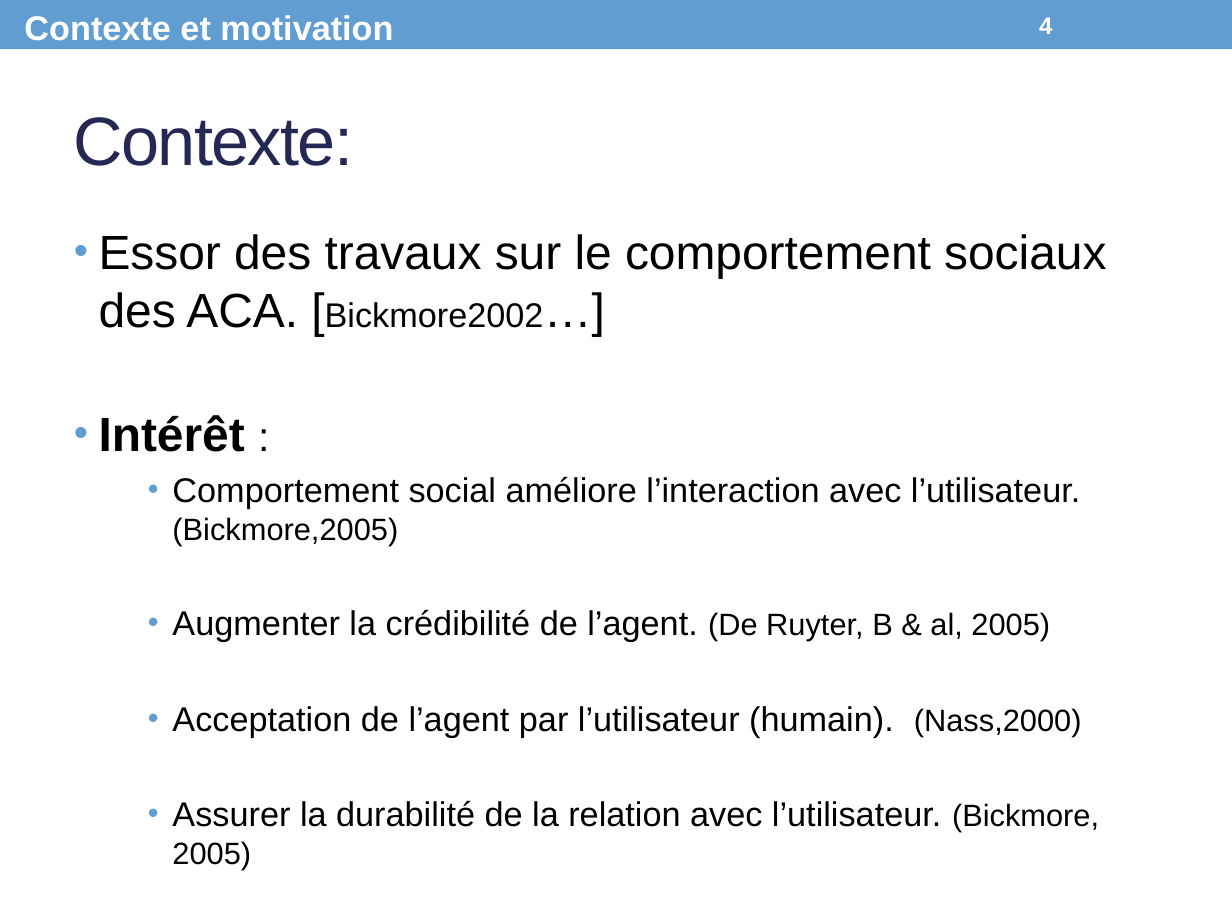
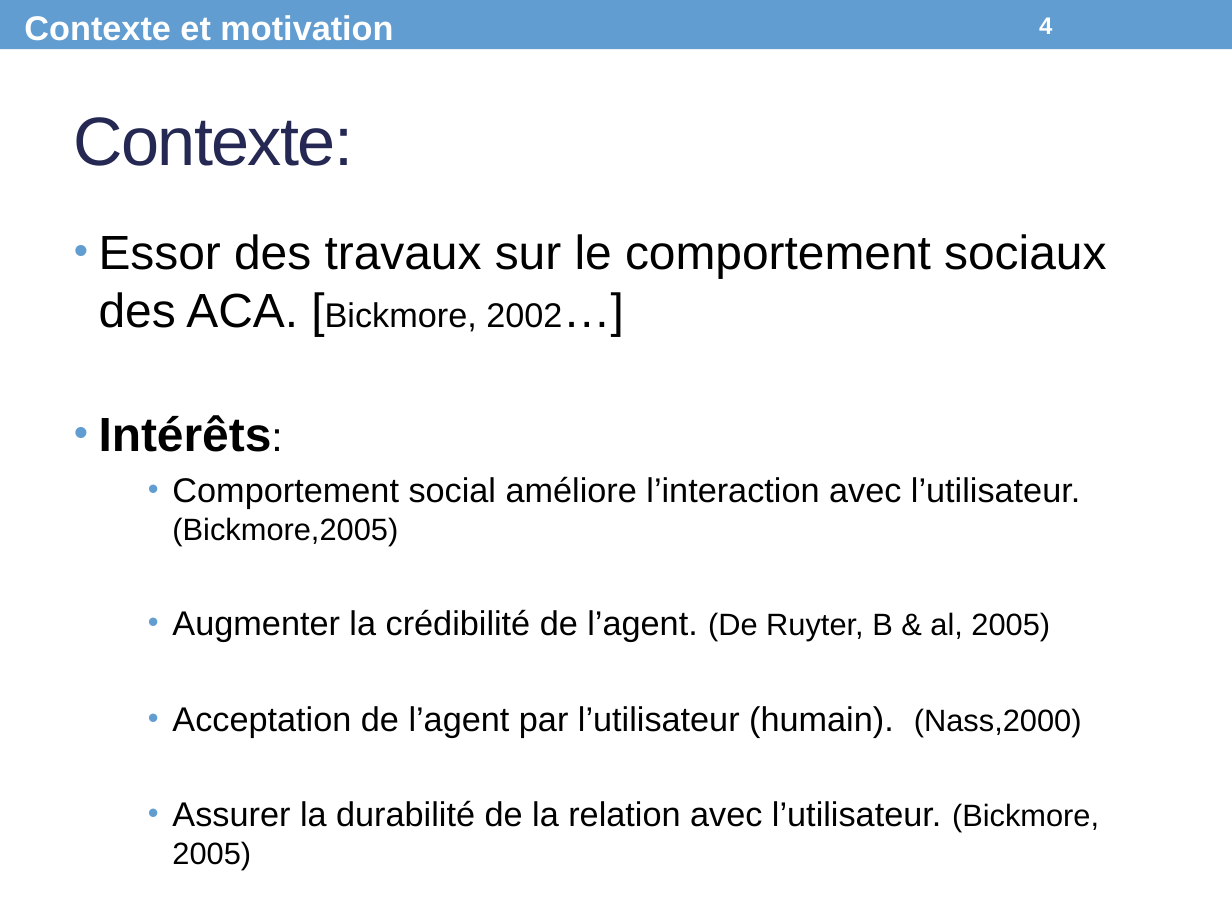
Before and after one commit to Olydia/Discolog, a slide deck: slide 4 of papers/Presentations/CPU_Presentation.pptx. Drawn at 1232x924 pixels with LibreOffice and Linux fonts; fonts in the diff are those of the drawing. Boxes give left, top, right and bottom in pixels: in the first picture for what was removed or moved away, otherwise in the second. Text is boxed around its words. In the diff, an @@ line names an element or a change of style, - is before the commit and + after.

```diff
--- a/papers/Presentations/CPU_Presentation.pptx
+++ b/papers/Presentations/CPU_Presentation.pptx
@@ text at <box>99,234,1106,452</box>: text changed @@
-• Essor des travaux sur le comportement sociaux des ACA. [Bickmore2002…]
-• Intérêt :
+• Essor des travaux sur le comportement sociaux des ACA. [Bickmore, 2002…]
+• Intérêts:
```
Also in this commit, not shown: 11 other slides changed.
